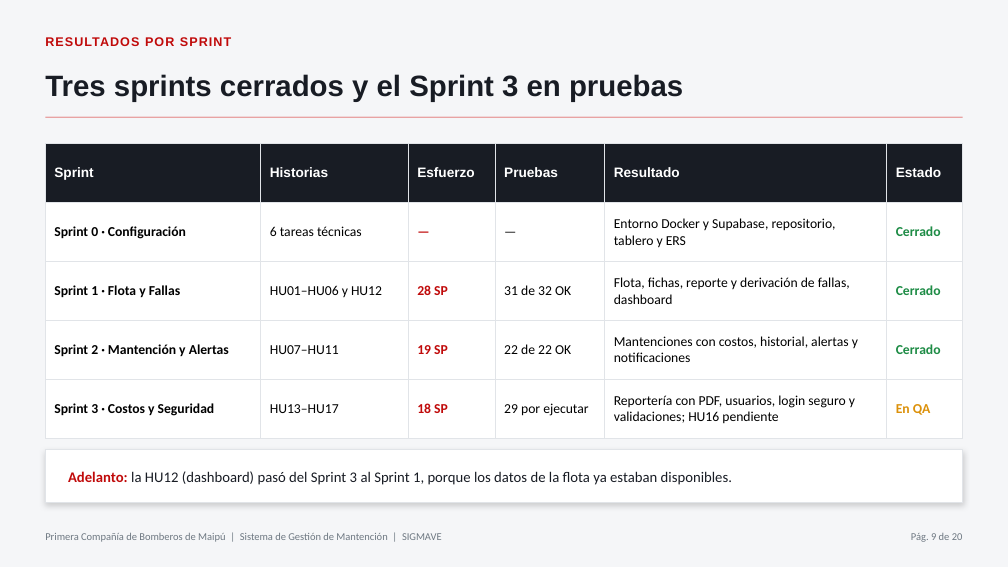
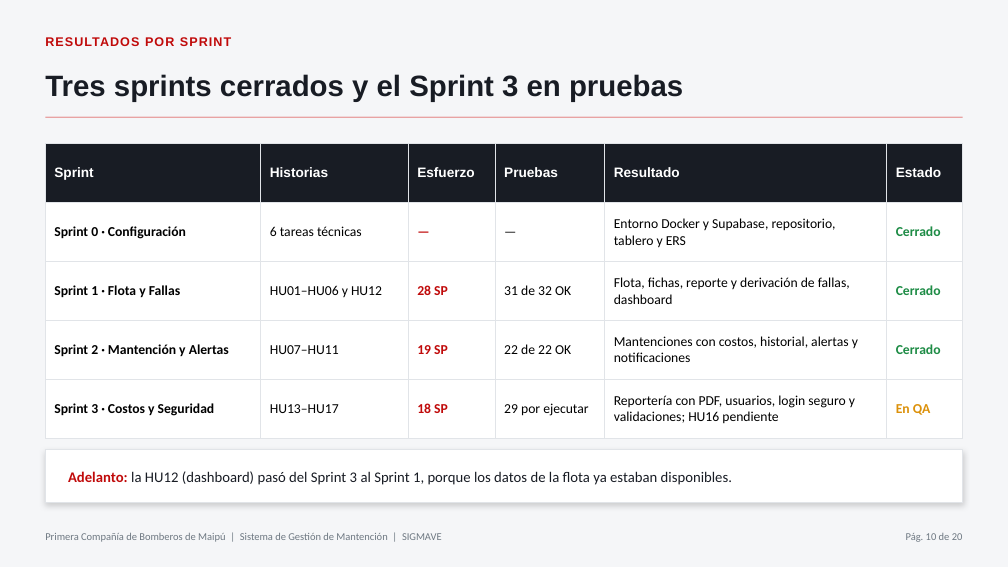
Before and after one commit to fonchoo/proyecto-capstone, a slide deck: slide 10 of Fase 2/Evidencias/Evidencia Grupal/presentacion_evaluacion_fase2_SIGMAVE.pptx (slide 9 before the commit). Drawn at 1008x567 pixels with LibreOffice and Linux fonts; fonts in the diff are those of the drawing. Boxes give left, top, right and bottom in pixels: in the first picture for what was removed or moved away, otherwise in the second. Text is boxed around its words. In the diff, an @@ line names an element or a change of style, - is before the commit and + after.

```diff
--- a/Fase 2/Evidencias/Evidencia Grupal/presentacion_evaluacion_fase2_SIGMAVE.pptx
+++ b/Fase 2/Evidencias/Evidencia Grupal/presentacion_evaluacion_fase2_SIGMAVE.pptx
@@ text at (906,533,963,542): text changed @@
-Pág. 9 de 20
+Pág. 10 de 20
```
Also in this commit, not shown: 6 other slides changed, 1 slide added, 1 slide removed.
